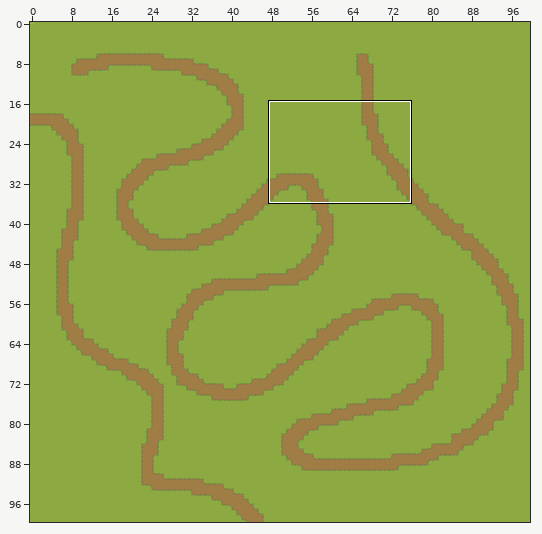
Tiled map: LichEngine.Portable/Content/TiledMaps/MapTest.tmx. Above: a wide view before the commit, with the close-up outlined.
Close-up. First the earlier version:
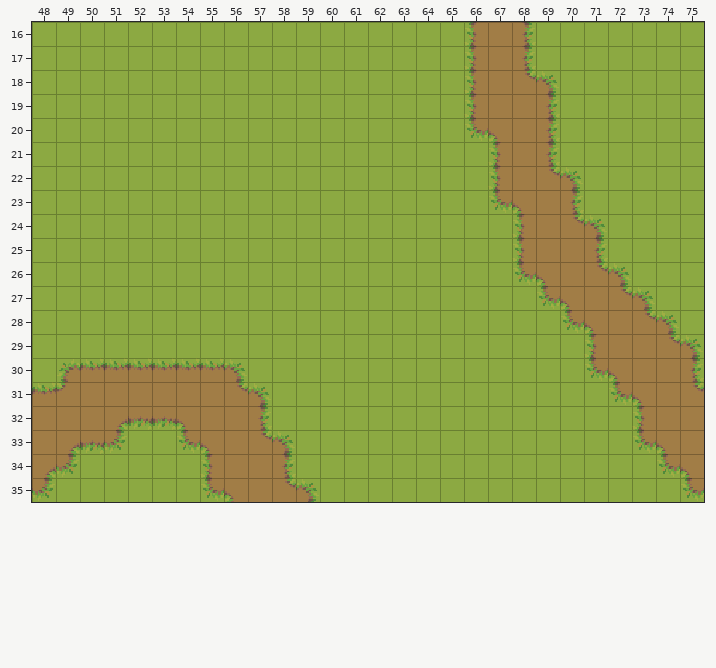
Cells are 16x16 px. Shown: x 48..75, y 16..35. The commit also changed other parts of the map, which this record leaves out.
After the commit:
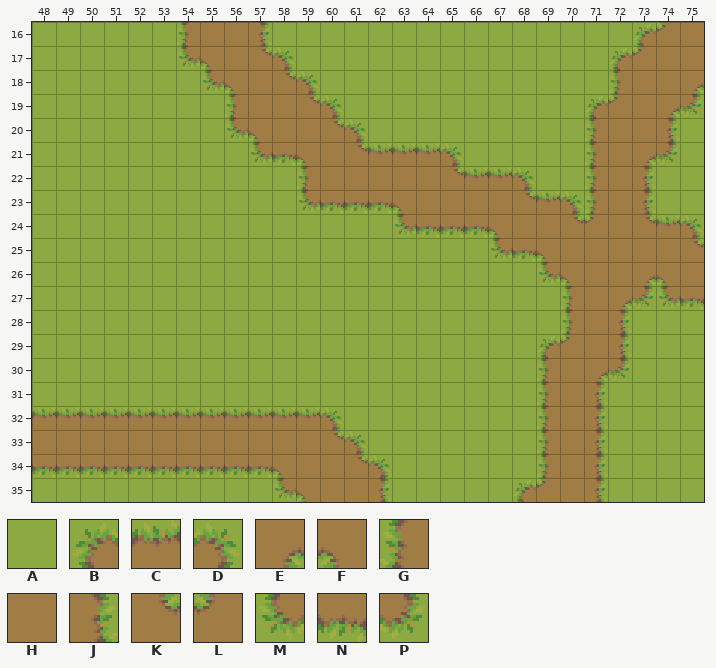
Key: from "OutDoor": A 15, B 16, C 17, D 18, E 19, F 20, G 31, H 32, J 33, K 34, L 35, M 46, N 47, P 48.
_ is an empty cell.
Changes in this commit:
Layer "Tile Layer 1":
y 16: x 54..57 AAAA -> GHHJ; x 66..68 GHJ -> AAA; x 73..75 AAA -> BLH
y 17: x 54..58 AAAAA -> MFHKD; x 66..68 GHJ -> AAA; x 72..75 AAAA -> BLHH
y 18: x 55..59 AAAAA -> MFHKD; x 66..69 GHKD -> AAAA; x 72..75 AAAA -> GHHE
y 19: x 56..60 AAAAA -> GHHKD; x 66..69 GHHJ -> AAAA; x 71..75 AAAAA -> BLHEP
y 20: x 56..61 AAAAAA -> MFHHKD; x 66..69 MFHJ -> AAAA; x 71..74 AAAA -> GHHJ
y 21: x 57..65 AAAAAAAAA -> MNFHKCCCD; x 67..69 GHJ -> AAA; x 71..74 AAAA -> GHEP
y 22: x 59..73 AAAAAAAAGHKDAAA -> GHHHHHKCCDAAGHJ
y 23: x 59..73 AAAAAAAAMFHJAAA -> MNNNFHHHHKCDGHJ
y 24: x 63..68 AAAAAG -> MNNNFH; x 71..75 DAAAA -> LHKCD
y 25: x 67..69 AGH -> MNF; x 71..75 JAAAA -> HHHHK
y 26: x 68..75 MFHKDAAA -> AMFHHEFH
y 27: x 69..70 MF -> AG; x 72..75 KDAA -> EPMN
y 28: x 70..74 MFHKD -> GHJAA
y 29: x 69..75 AAGHHKD -> BLHJAAA
y 30: x 49..56 BCCCCCCD -> AAAAAAAA; x 69..75 AAMFHHJ -> GHEPAAA
y 31: x 48..57 CLHHHHHHKD -> AAAAAAAAAA; x 69..75 AAAMFHK -> GHJAAAA
y 32: x 48..60 HHHENNFHHJAAA -> CCCCCCCCCCCCD; x 69..71 AAA -> GHJ; x 73..75 GHH -> AAA
y 33: x 49..55 ENPAAMF -> HHHHHHH; x 57..61 KDAAA -> HHHKD; x 69..71 AAA -> GHJ; x 73..75 MFH -> AAA
y 34: x 48..62 EPAAAAAGHHJAAAA -> NNNNNNNNNNFHHKD; x 69..71 AAA -> GHJ; x 74..75 MF -> AA
y 35: x 48 P -> A; x 55..62 MFHKDAAA -> AAAMFHHJ; x 68..71 AAAA -> BLHJ; x 75 M -> A
